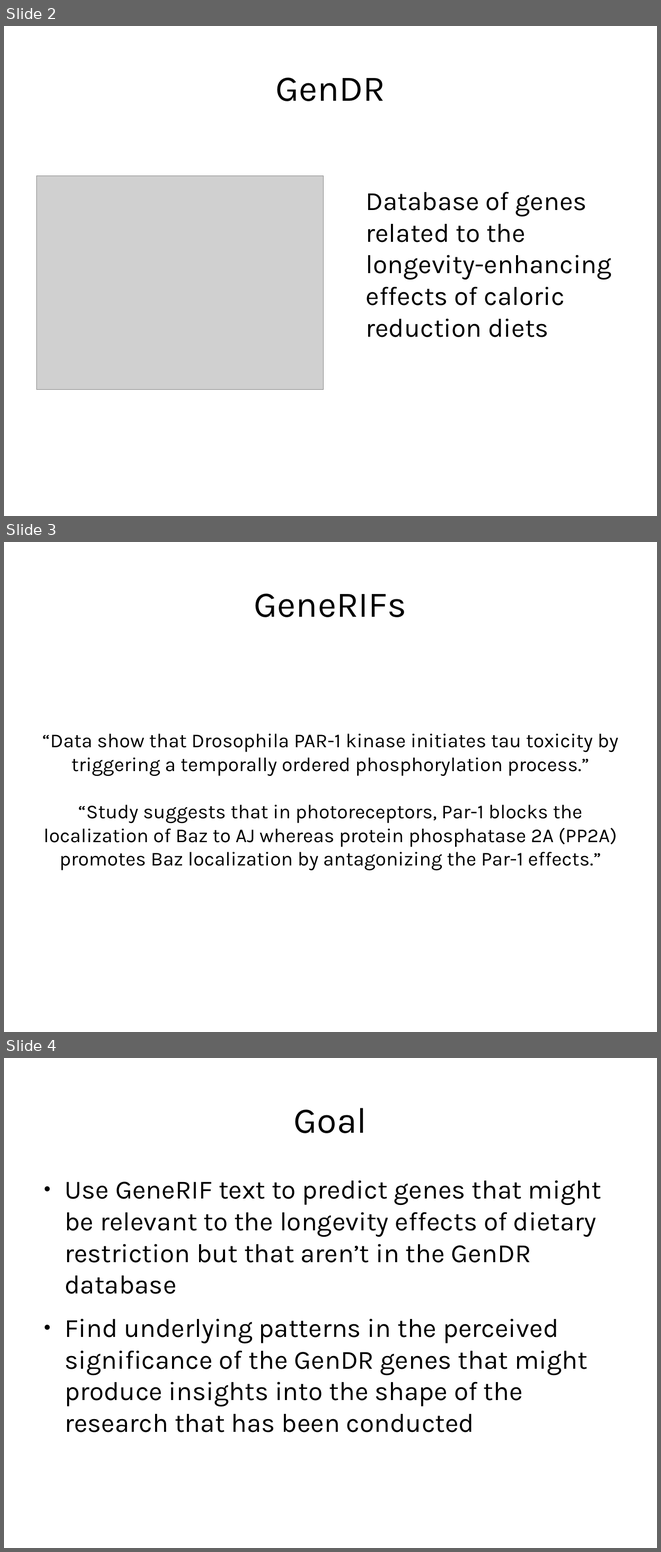
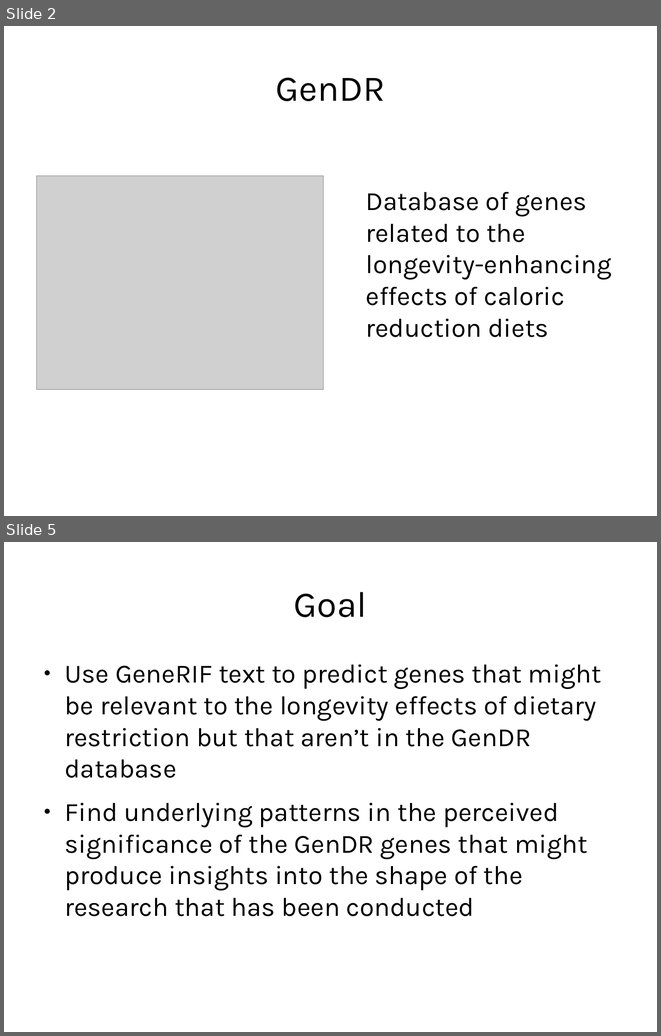
Before and after one commit to DeepwaterCreations/genDR-generif-analysis, a slide deck: presentation.odp. Shown one above the other, each under a label of ours: slides 2, 3 and 4 before the commit, slides 2 and 5 after it; the slides between them are not shown. The pictures are 661x1552 and 661x1036 pixels, drawn with LibreOffice and Linux fonts; fonts in the diff are those of the drawing; grey boxes stand for pictures. Boxes give left, top, right and bottom in pixels: in the first picture for what was removed or moved away, otherwise in the second. Text is boxed around its words. In the diff, an @@ line names an element or a change of style, - is before the commit and + after.

```diff
--- a/presentation.odp
+++ b/presentation.odp
@@ slide 3 removed at (x1=4, y1=542, x2=657, y2=1032), background #FFFFFF @@
@@ title removed at (x1=254, y1=593, x2=407, y2=617) @@
-GeneRIFs
@@ subtitle removed at (x1=42, y1=733, x2=618, y2=870) @@
-“Data show that Drosophila PAR-1 kinase initiates tau toxicity by triggering a temporally ordered phosphorylation process.”
-“Study suggests that in photoreceptors, Par-1 blocks the localization of Baz to AJ whereas protein phosphatase 2A (PP2A) promotes Baz localization by antagonizing the Par-1 effects.”
@@ what was slide 4 is now slide 5 @@
```
Also in this commit, not shown: 2 slides changed, 3 slides added.
